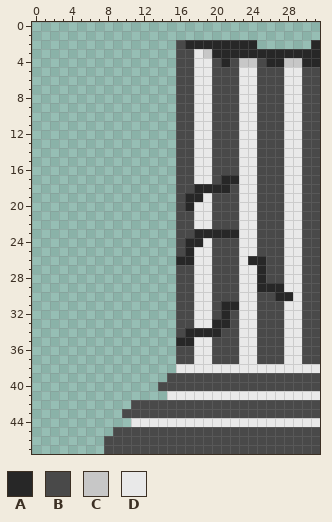
One commit to this pixel-art file: Sprites/Switch core arte/Columna rota/Columna Columna rota.aseprite. The picture above was drawn from the file before the commit.
32x48 pixels, 1 frame. Colours within 5 levels of each other are drawn and written as one.
Palette (. is transparent): A #272727  B #494949  C #c7c7c7  D #e9e9e9
The same view after the edit:
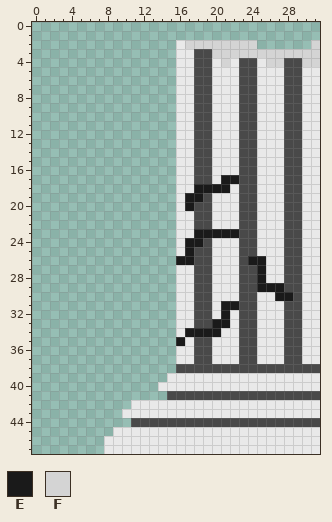
Colours new in this view: E #1a1a1a  F #d4d4d4
What changed:
layer "Layer 1" now shown
layer "Negativo" now hidden
colour B: #494949 -> #e9e9e9
colour D: #e9e9e9 -> #494949
Changed rows in their new state; - is a pixel that keeps its letter.
first column x 17:
 2 FFFFFFFF------F
 3 --DFFFFFFFFFFFF
 4 ----F-DD-FFDDFF
first column x 16:
17 -----EE------
18 --EEEE-------
19 -EE----------
20 -E-----------
23 --EEEEE------
24 -EE----------
25 -E-----------
26 EE------EE---
27 ---------E---
28 ---------E---
29 ---------EEE-
30 -----------EE
31 -----EE------
32 -----E-------
33 ----EE-------
34 -EEEE--------
35 EB-----------
Where, in picture pixels (left, top, right, bottom), the same in both pictures:
changed: (104, 40, 320, 454)
